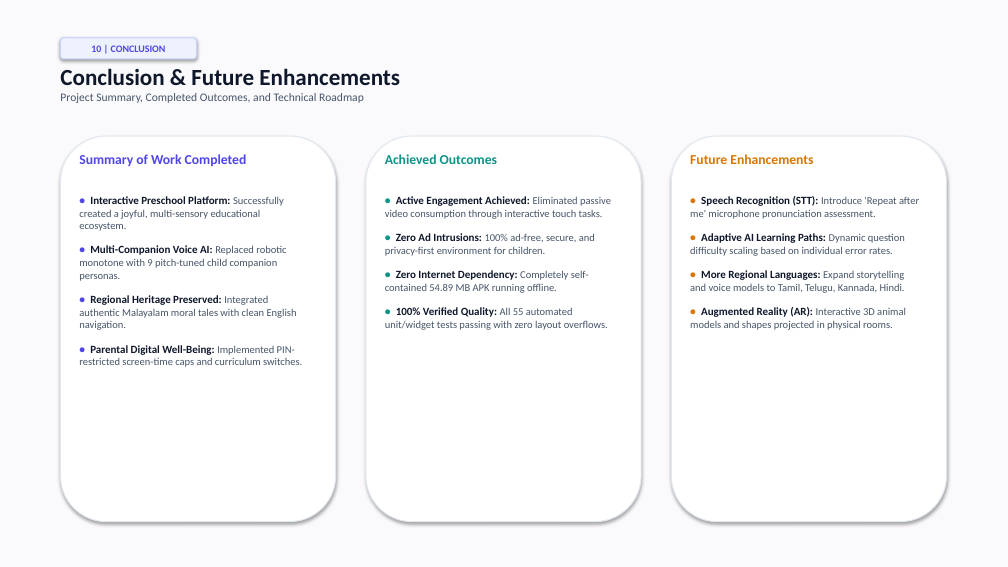
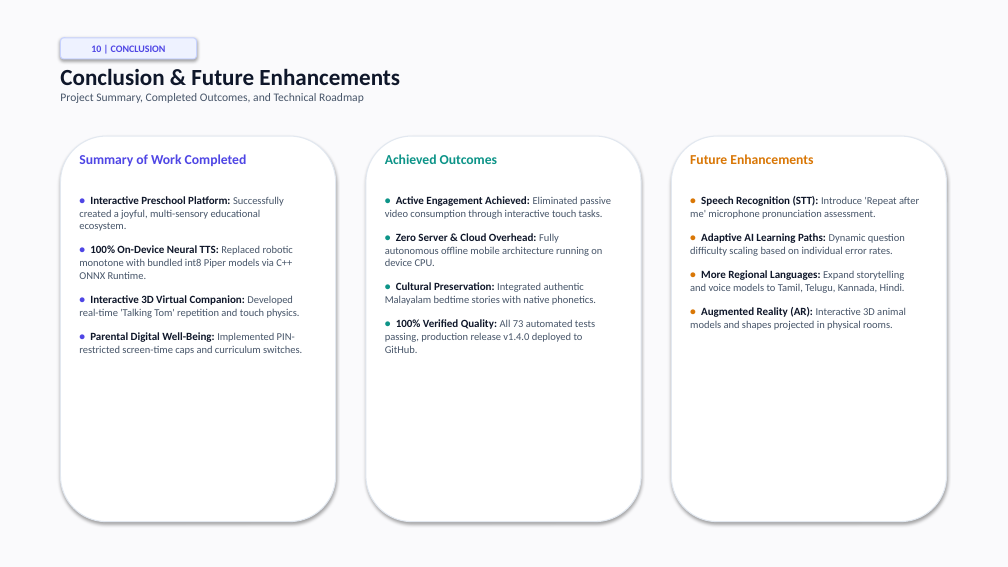
Before and after one commit to srj-nandu/jaroos-educational-app, a slide deck: slide 14 of releases/JAROOS_Minimalist_Presentation.pptx. Drawn at 1008x567 pixels with LibreOffice and Linux fonts; fonts in the diff are those of the drawing. Boxes give left, top, right and bottom in pixels: in the first picture for what was removed or moved away, otherwise in the second. Text is boxed around its words. In the diff, an @@ line names an element or a change of style, - is before the commit and + after.

Commit message:
build: rebuild release APKs and regenerate presentation decks

```diff
--- a/releases/JAROOS_Minimalist_Presentation.pptx
+++ b/releases/JAROOS_Minimalist_Presentation.pptx
@@ text at box(79, 245, 300, 318): text changed @@
-• Multi-Companion Voice AI: Replaced robotic monotone with 9 pitch-tuned child companion personas.
-• Regional Heritage Preserved: Integrated authentic Malayalam moral tales with clean English navigation.
+• 100% On-Device Neural TTS: Replaced robotic monotone with bundled int8 Piper models via C++ ONNX Runtime.
+• Interactive 3D Virtual Companion: Developed real-time 'Talking Tom' repetition and touch physics.
@@ text at box(385, 246, 602, 353): text changed @@
-• Zero Ad Intrusions: 100% ad-free, secure, and privacy-first environment for children.
-• Zero Internet Dependency: Completely self-contained 54.89 MB APK running offline.
-• 100% Verified Quality: All 55 automated unit/widget tests passing with zero layout overflows.
+• Zero Server & Cloud Overhead: Fully autonomous offline mobile architecture running on device CPU.
+• Cultural Preservation: Integrated authentic Malayalam bedtime stories with native phonetics.
+• 100% Verified Quality: All 73 automated tests passing, production release v1.4.0 deployed to GitHub.
```
Also in this commit, not shown: 7 other slides changed, 5 other files.
